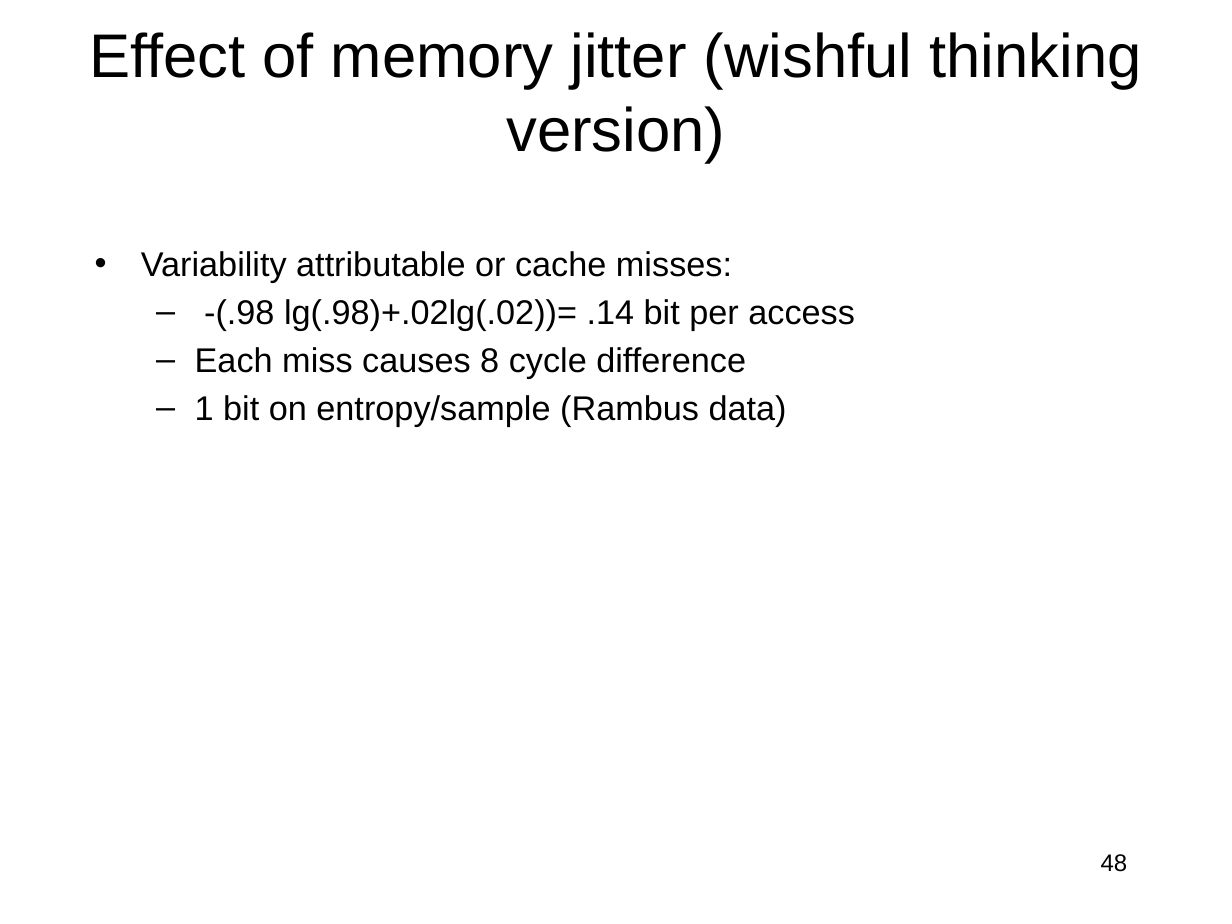
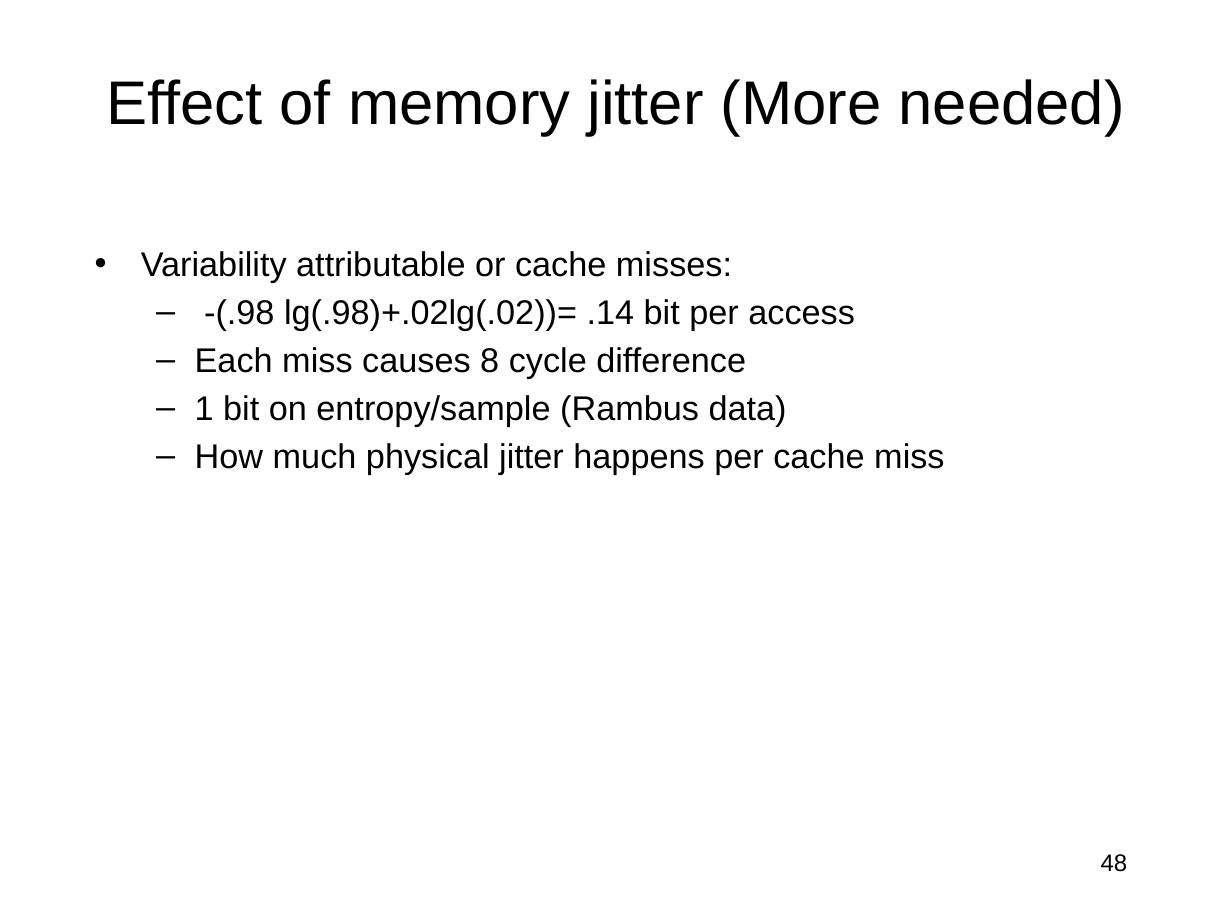
Before and after one commit to jlmucb/class_notes, a slide deck: slide 48 of BerkeleyClass/CS290Spring2013/Lectures/entropy_talk.pptx. Drawn at 1232x924 pixels with LibreOffice and Linux fonts; fonts in the diff are those of the drawing. Boxes give left, top, right and bottom in pixels: in the first picture for what was removed or moved away, otherwise in the second. Text is boxed around its words. In the diff, an @@ line names an element or a change of style, - is before the commit and + after.

Commit message:
more for jitter

```diff
--- a/BerkeleyClass/CS290Spring2013/Lectures/entropy_talk.pptx
+++ b/BerkeleyClass/CS290Spring2013/Lectures/entropy_talk.pptx
@@ title at (x1=106, y1=79, x2=1125, y2=136): text changed @@
-Effect of memory jitter (wishful thinking version)
+Effect of memory jitter (More needed)
@@ text at (x1=195, y1=443, x2=944, y2=474): paragraph added @@
+  – How much physical jitter happens per cache miss
```
Also in this commit, not shown: 3 other slides changed, 3 slides added, 1 other file.
